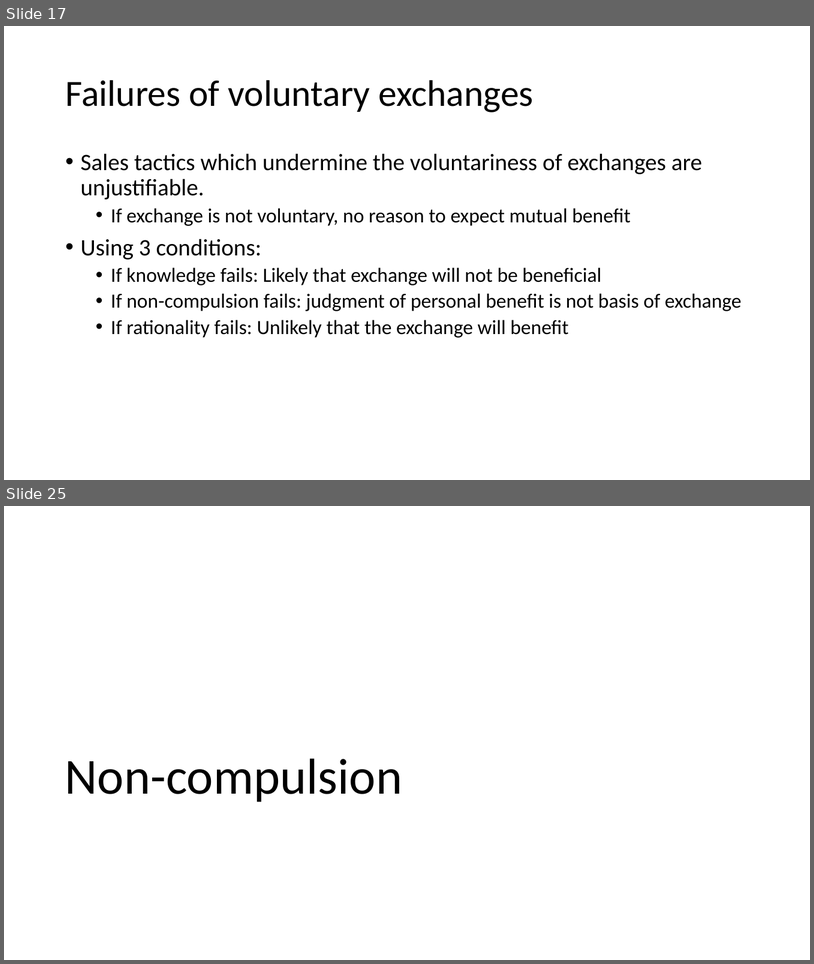
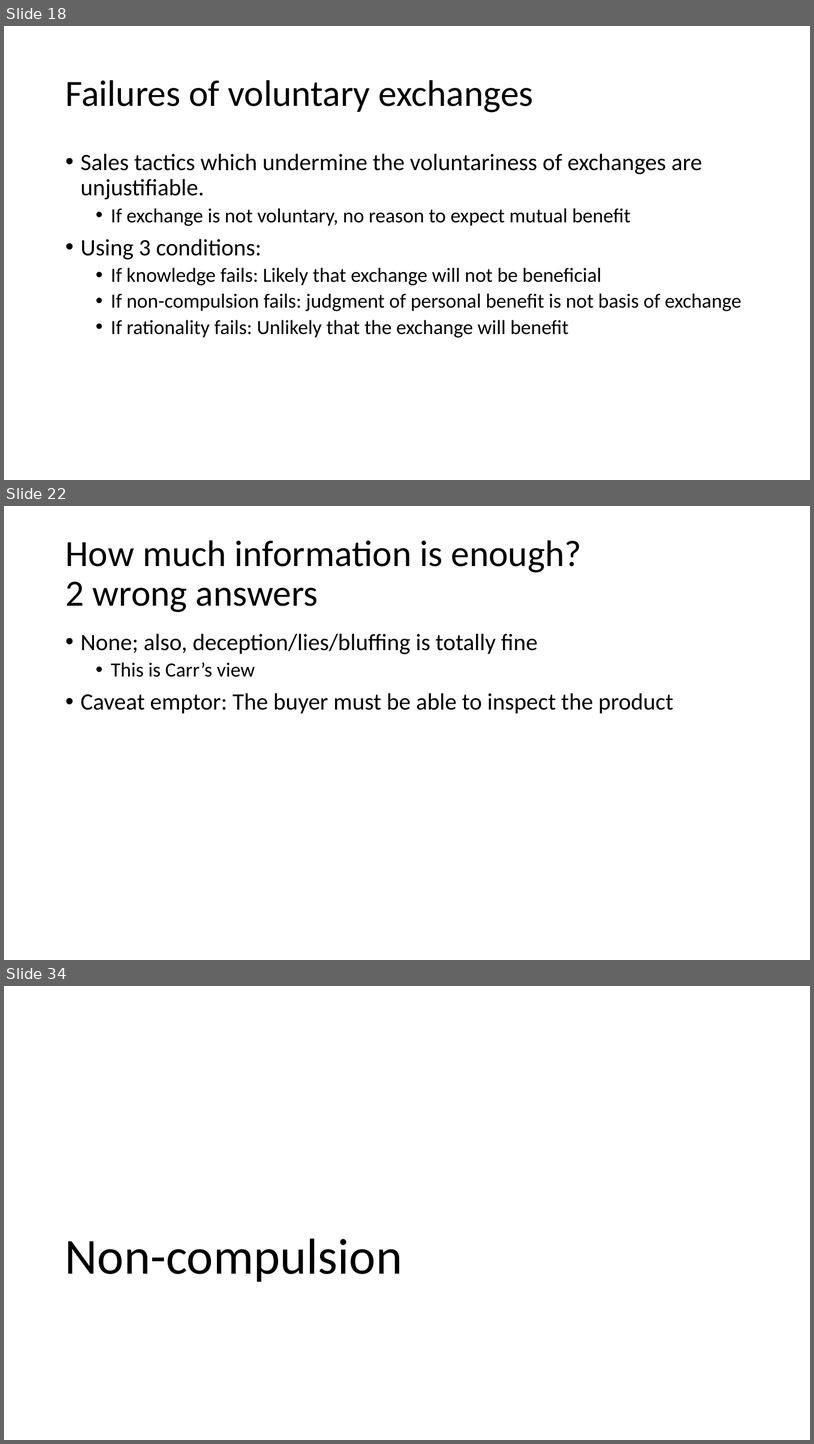
Before and after one commit to AdamSwenson/biz-ethics-docs, a slide deck: lectures/Sales.pptx. Shown one above the other, each under a label of ours: slides 17 and 25 before the commit, slides 18, 22 and 34 after it; the slides between them are not shown. The pictures are 814x964 and 814x1444 pixels, drawn with LibreOffice and Linux fonts; fonts in the diff are those of the drawing. Boxes give left, top, right and bottom in pixels: in the first picture for what was removed or moved away, otherwise in the second. Text is boxed around its words. In the diff, an @@ line names an element or a change of style, - is before the commit and + after.

```diff
--- a/lectures/Sales.pptx
+++ b/lectures/Sales.pptx
@@ slide 22 added at bbox=[4, 506, 810, 960], background #FFFFFF @@
@@ title added at bbox=[65, 540, 582, 612], 44 pt, text #000000 @@
+How much information is enough?
+2 wrong answers
@@ text added at bbox=[81, 633, 674, 714], 28 pt, text #000000 @@
+• None; also, deception/lies/bluffing is totally fine
+  • This is Carr’s view
+• Caveat emptor: The buyer must be able to inspect the product
@@ what was slide 17 is now slide 18 @@
@@ what was slide 25 is now slide 34 @@
```
Also in this commit, not shown: 9 slides changed, 9 other slides added, 1 slide removed, 4 other files.
